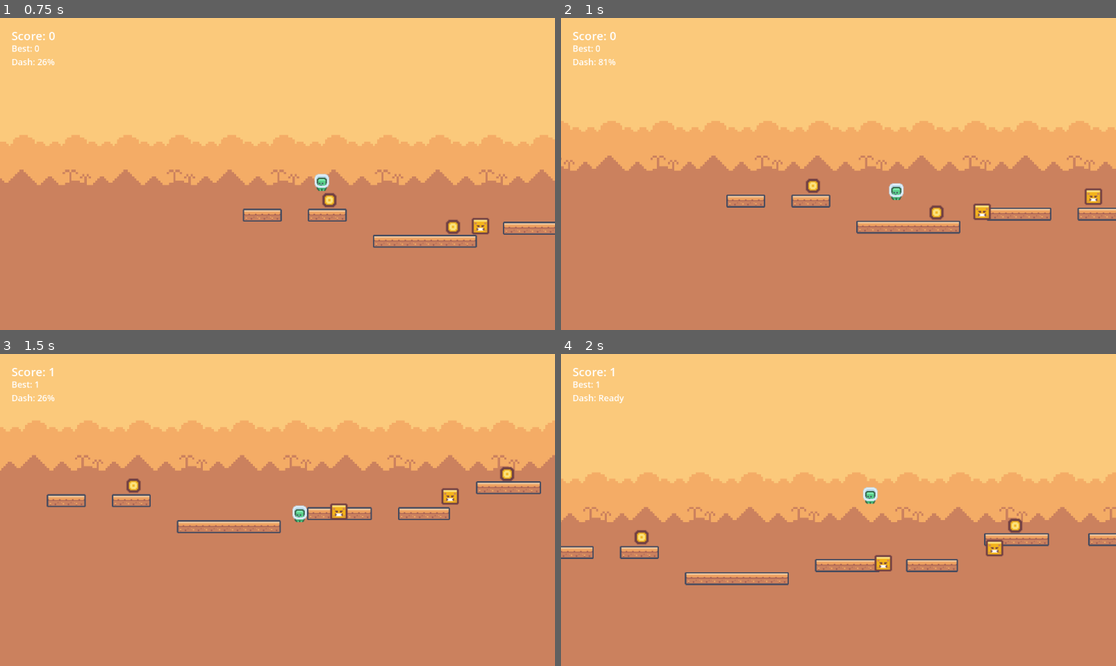
Above: before the commit, frames 1-4 (two rows, left to right).
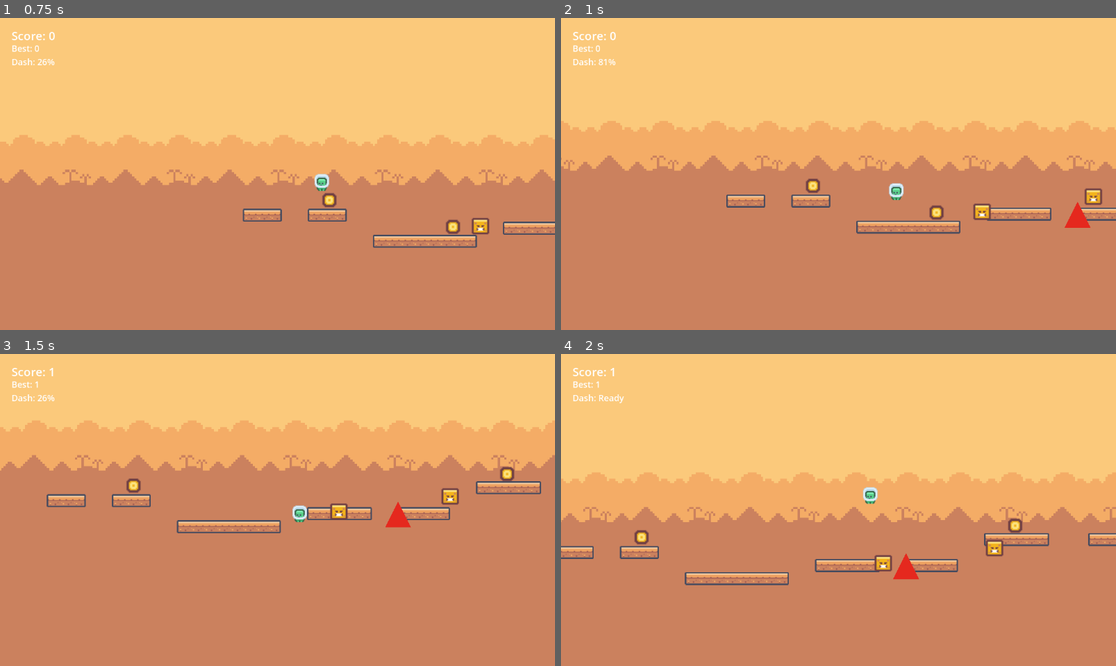
Above: after the commit, the same moments.

Repository: Avare-Game-Studio/Mechanic_Puzzle
Game: Godot game, scene res://scenes/world.tscn
Two runs of this game, one before a commit and one after it. Both use one fixed random seed, a clock stepped at 60 frames per second and the inputs below.
Inputs:
- Up to frame 1 (0.75 s): tap Enter (ui_accept) at 0.5 s; hold Right (ui_right) from 0.53 s (still down); tap X (dash) at 0.6 s
- Up to frame 2 (1 s): keep holding Right (ui_right); tap Enter (ui_accept) at 0.77 s
- Up to frame 3 (1.5 s): keep holding Right (ui_right); tap X (dash) at 1.35 s
- Up to frame 4 (2 s): keep holding Right (ui_right); tap Enter (ui_accept) at 1.52 s

Frame 1 is identical in both runs. In frame 2, 0.2% of the frame differs, in the area x 90-96%, y 59-68%; in frame 3, 0.2%; in frame 4, 0.2%.

Commit message:
Add reusable hazard obstacle

Diff:
--- /dev/null
+++ b/Scripts/hazard.gd
@@ -0,0 +1,8 @@
+extends Area2D
+
+func _ready() -> void:
+	body_entered.connect(_on_body_entered)
+
+func _on_body_entered(body: Node2D) -> void:
+	if body.is_in_group("players"):
+		GameManager.end_run()
--- a/scenes/chunks/chunk_2.tscn
+++ b/scenes/chunks/chunk_2.tscn
@@ -4,6 +4,7 @@
 [ext_resource type="Texture2D" uid="uid://dj0tv41vlm684" path="res://assets/kenney_pixel-platformer/Tilemap/tilemap-backgrounds_packed.png" id="2_r0oaa"]
 [ext_resource type="PackedScene" uid="uid://c5y7xyaxogvqj" path="res://scenes/enemy.tscn" id="3_sycl1"]
 [ext_resource type="PackedScene" uid="uid://7iolhqd6di45" path="res://scenes/coin.tscn" id="4_b3rqd"]
+[ext_resource type="PackedScene" path="res://scenes/hazard.tscn" id="5_5k1vp"]
 
 [sub_resource type="TileSetAtlasSource" id="TileSetAtlasSource_4j5ut"]
 texture = ExtResource("2_r0oaa")
@@ -86,3 +87,6 @@
 
 [node name="Coin3" parent="." unique_id=1525345139 instance=ExtResource("4_b3rqd")]
 position = Vector2(691, 962.00006)
+
+[node name="Hazard" parent="." instance=ExtResource("5_5k1vp")]
+position = Vector2(540, 1018)
--- /dev/null
+++ b/scenes/hazard.tscn
@@ -0,0 +1,17 @@
+[gd_scene format=3 uid="uid://by6hi6nxiywqr"]
+
+[ext_resource type="Script" path="res://Scripts/hazard.gd" id="1_t56dx"]
+
+[sub_resource type="ConvexPolygonShape2D" id="ConvexPolygonShape2D_t56dx"]
+points = PackedVector2Array(-18, 18, 0, -18, 18, 18)
+
+[node name="Hazard" type="Area2D"]
+collision_layer = 2
+script = ExtResource("1_t56dx")
+
+[node name="Polygon2D" type="Polygon2D" parent="."]
+color = Color(0.9, 0.16, 0.12, 1)
+polygon = PackedVector2Array(-18, 18, 0, -18, 18, 18)
+
+[node name="CollisionShape2D" type="CollisionShape2D" parent="."]
+shape = SubResource("ConvexPolygonShape2D_t56dx")
